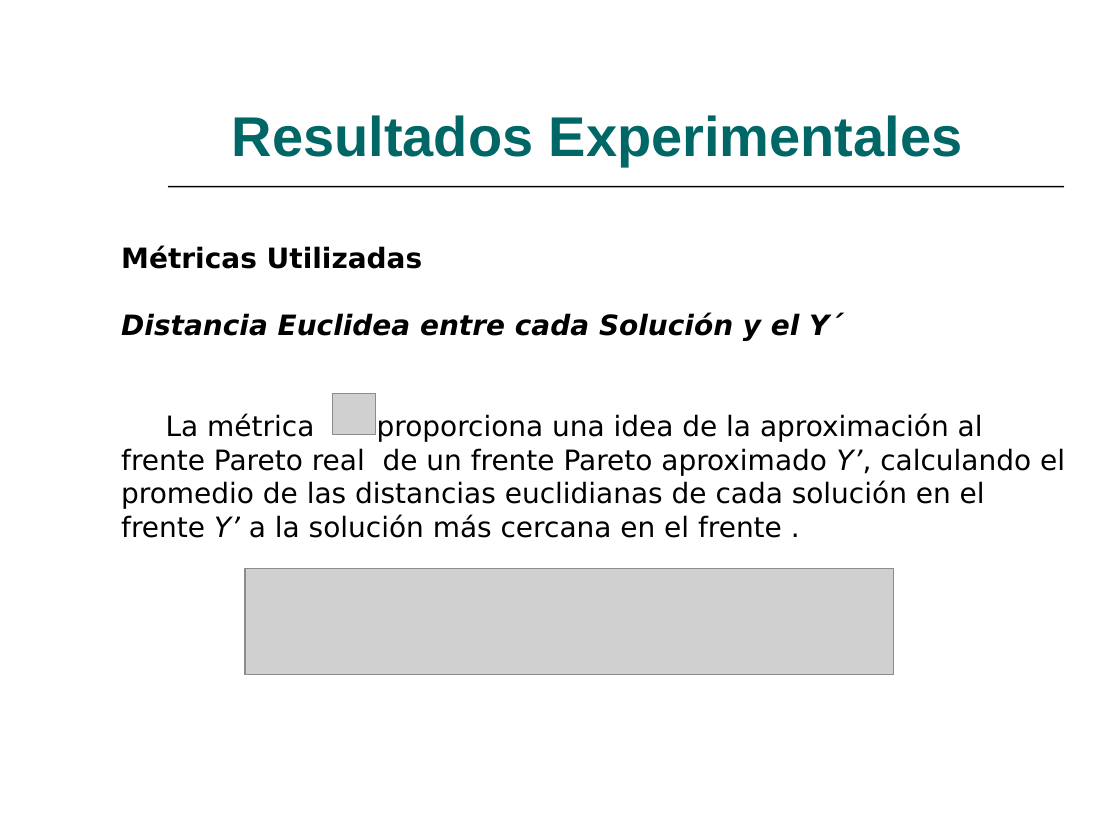
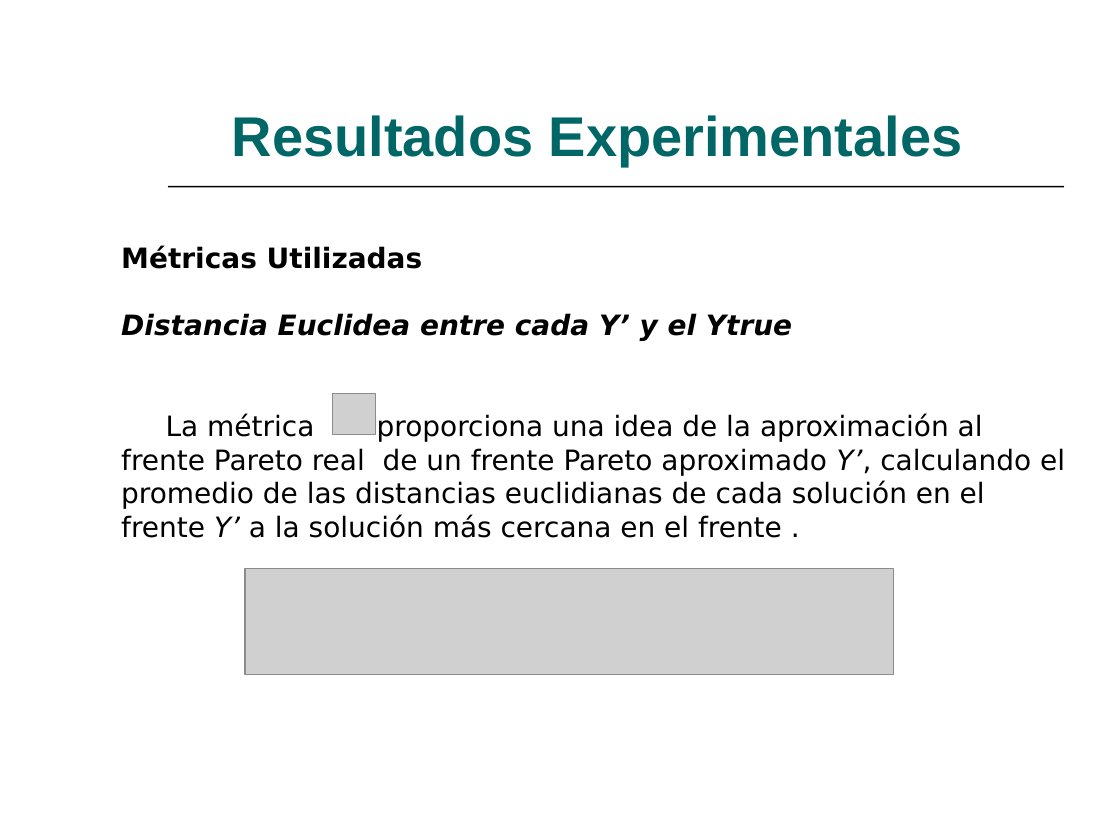
Before and after one commit to lokolte/ia-2008, a slide deck: slide 5 of TrabajoPracticoFinal/Diapositiva/DiapositivaM3asMoacsNsgaSpea.ppt (slide 6 before the commit). Drawn at 1120x840 pixels with LibreOffice and Linux fonts; fonts in the diff are those of the drawing; grey boxes stand for pictures. Boxes give left, top, right and bottom in pixels: in the first picture for what was removed or moved away, otherwise in the second. Text is boxed around its words. In the diff, an @@ line names an element or a change of style, - is before the commit and + after.

```diff
--- a/TrabajoPracticoFinal/Diapositiva/DiapositivaM3asMoacsNsgaSpea.ppt
+++ b/TrabajoPracticoFinal/Diapositiva/DiapositivaM3asMoacsNsgaSpea.ppt
@@ text at bbox=[121, 313, 792, 341]: text changed @@
-Distancia Euclidea entre cada Solución y el Y´
+Distancia Euclidea entre cada Y’ y el Ytrue
```
Also in this commit, not shown: 4 other slides changed, 6 slides added, 7 slides removed.
